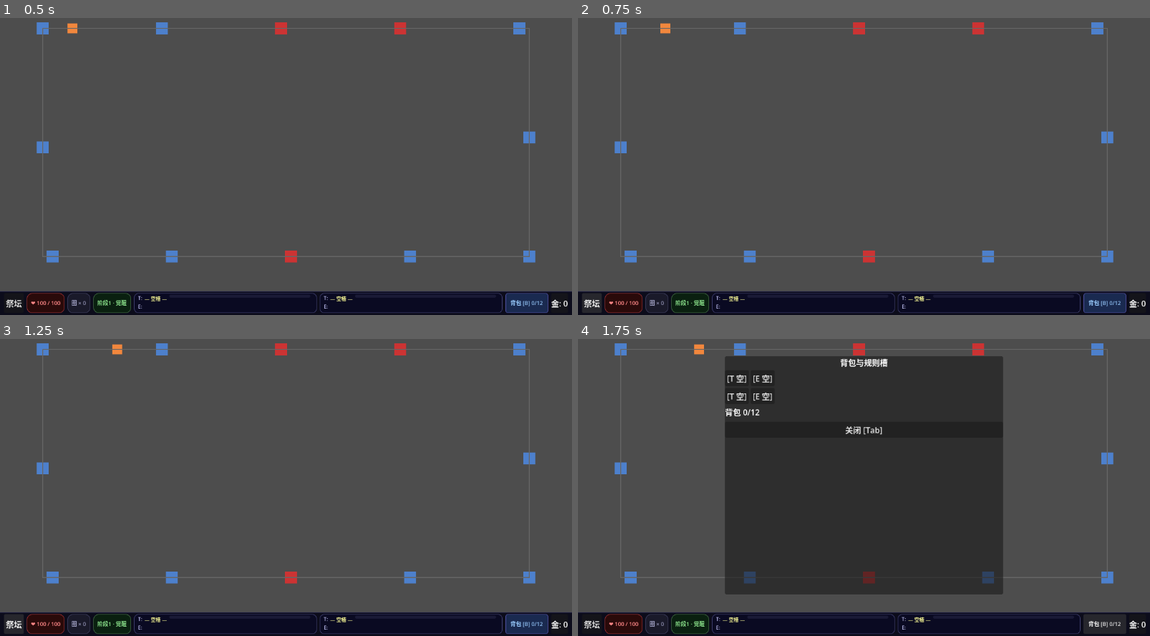
Above: before the commit, frames 1-4 (two rows, left to right).
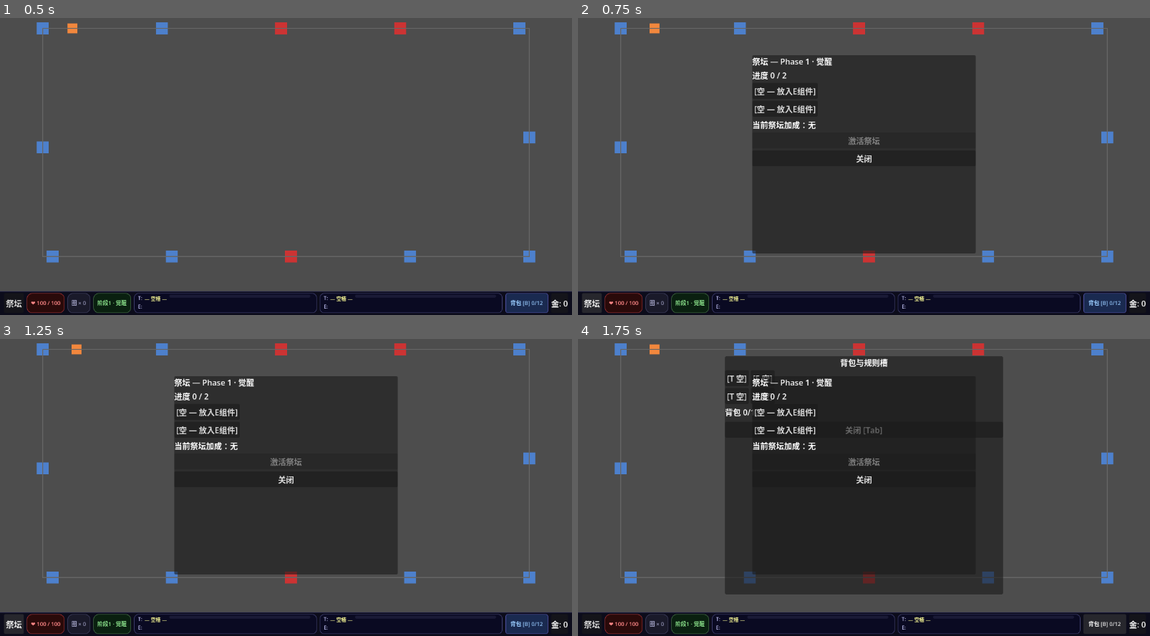
Above: after the commit, the same moments.

Repository: 595145489/attribute-loop
Game: Godot game, scene res://scenes/main.tscn
Same seed, same stepped clock (60 frames per second), same inputs: the game is played once before the commit and once after it.
Inputs:
- Up to frame 1 (0.5 s): no input
- Up to frame 2 (0.75 s): click "祭坛" at 0.5 s
- Up to frame 3 (1.25 s): no input
- Up to frame 4 (1.75 s): click "背包 [B] 0/12" at 1.25 s

Frame 1 is identical in both runs. In frame 2, 26% of the frame differs, in the area x 12-70%, y 1-80%; in frame 3, 26%; in frame 4, 1.1%.
Error before the commit: Parse Error: Cannot infer the type of "bonus" variable because the value doesn't have a set type. (res://src/ui/AltarPanel.gd:123)

Commit message:
fix: AltarPanel type inference errors — explicit float types for bonus vars

Diff:
--- a/src/ui/AltarPanel.gd
+++ b/src/ui/AltarPanel.gd
@@ -56,7 +56,7 @@
 
 		var slot_btn := Button.new()
 		if comp:
-			var preview_bonus := comp.effect_value * comp.altar_ratio
+			var preview_bonus: float = comp.effect_value * comp.altar_ratio
 			slot_btn.text = "%s → +%.2f %s" % [comp.display_name, preview_bonus, comp.id]
 		else:
 			slot_btn.text = "[空 — 放入E组件]"
@@ -120,8 +120,8 @@
 	for comp in _tile.altar_slots:
 		if comp == null:
 			continue
-		var bonus := comp.effect_value * comp.altar_ratio
-		GameState.altar_bonuses[comp.id] = GameState.altar_bonuses.get(comp.id, 0.0) + bonus
+		var bonus: float = comp.effect_value * comp.altar_ratio
+		GameState.altar_bonuses[comp.id] = GameState.altar_bonuses.get(comp.id, 0.0) as float + bonus
 	_tile.altar_slots.fill(null)
 	GameState.current_phase += 1
 	EventBus.phase_changed.emit(GameState.current_phase)
